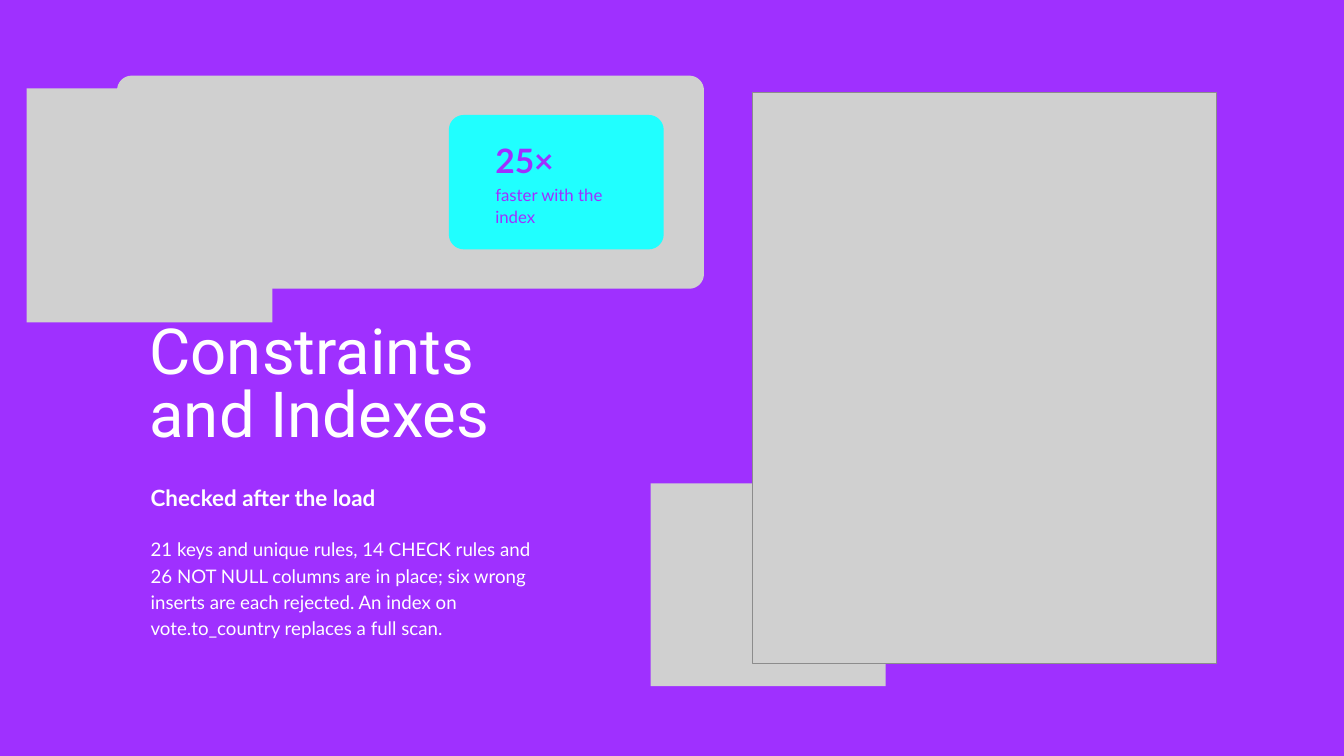
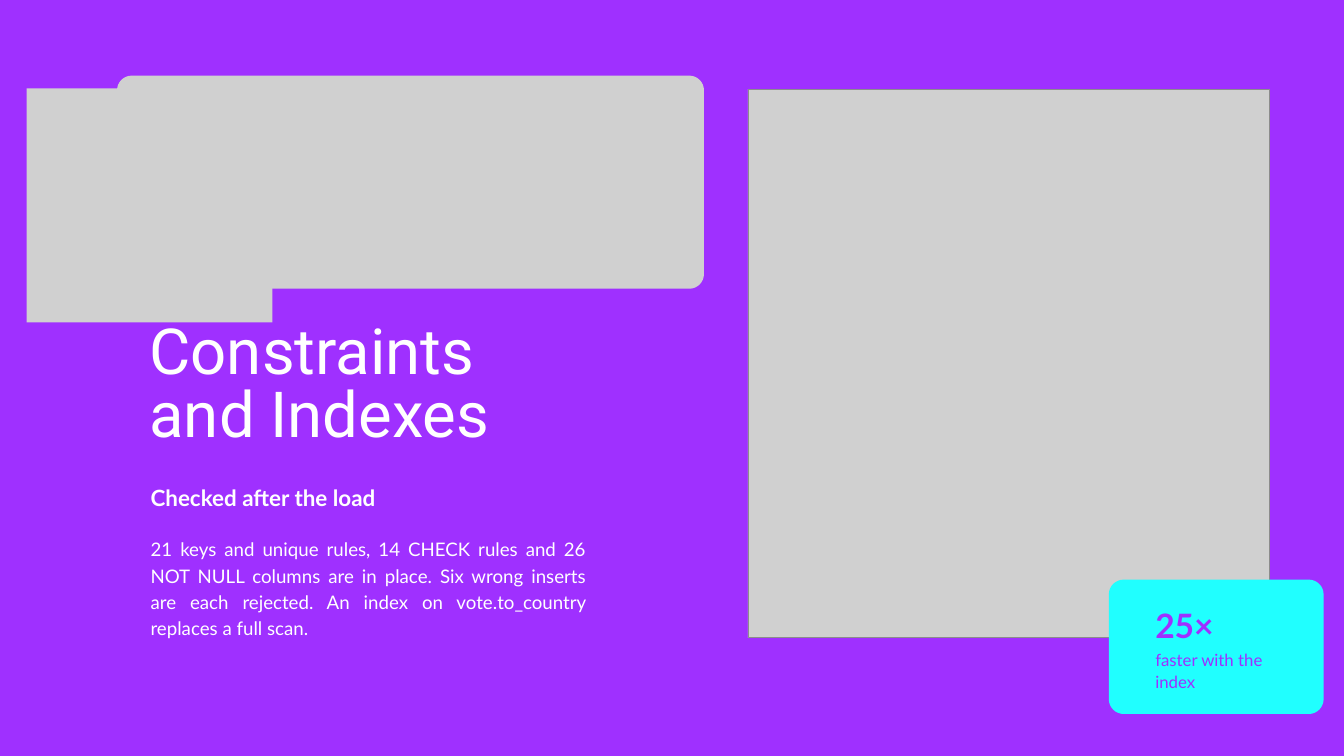
Before and after one commit to kkerekes-2005/Information_Technology_Project_Eurovision, a slide deck: slide 7 of docs/eurovision-presentation.pptx. Drawn at 1344x756 pixels with LibreOffice and Linux fonts; fonts in the diff are those of the drawing; grey boxes stand for pictures. Boxes give left, top, right and bottom in pixels: in the first picture for what was removed or moved away, otherwise in the second. Text is boxed around its words. In the diff, an @@ line names an element or a change of style, - is before the commit and + after.

```diff
--- a/docs/eurovision-presentation.pptx
+++ b/docs/eurovision-presentation.pptx
@@ picture: place and size @@
-picture at box(753, 92, 1216, 663)
+picture at box(748, 89, 1269, 638)
@@ picture removed at box(650, 483, 886, 686) @@
@@ text at box(151, 542, 586, 638): text changed @@
-21 keys and unique rules, 14 CHECK rules and 26 NOT NULL columns are in place; six wrong inserts are each rejected. An index on vote.to_country replaces a full scan.
+21 keys and unique rules, 14 CHECK rules and 26 NOT NULL columns are in place. Six wrong inserts are each rejected. An index on vote.to_country replaces a full scan.
@@ 2 texts, 1 freeform shape: place and size @@
-2 texts, 1 freeform shape at box(449, 115, 664, 249)
+2 texts, 1 freeform shape at box(1109, 579, 1324, 714)
```
Also in this commit, not shown: 8 other slides changed, 3 slides added, 4 slides removed, 38 other files.
